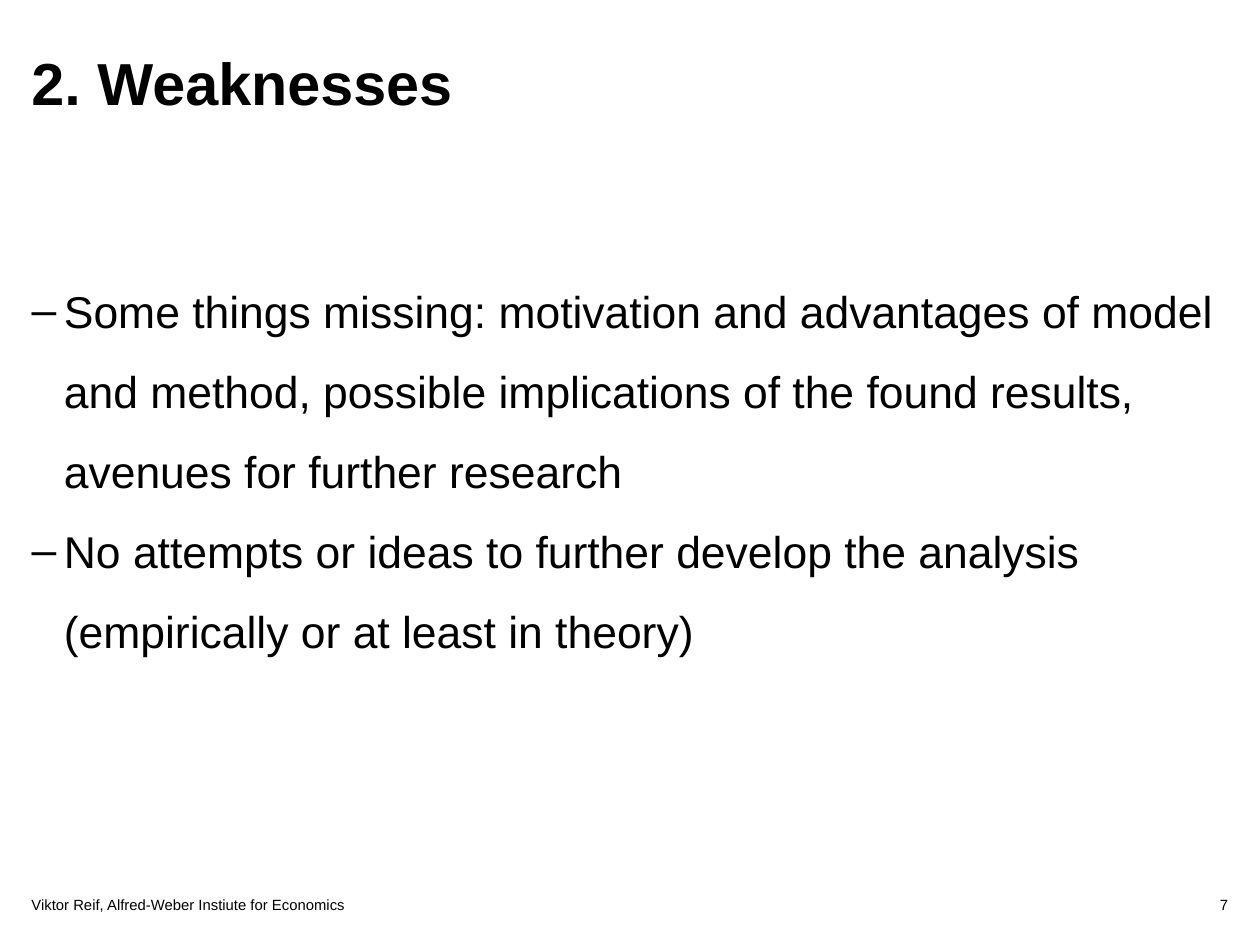
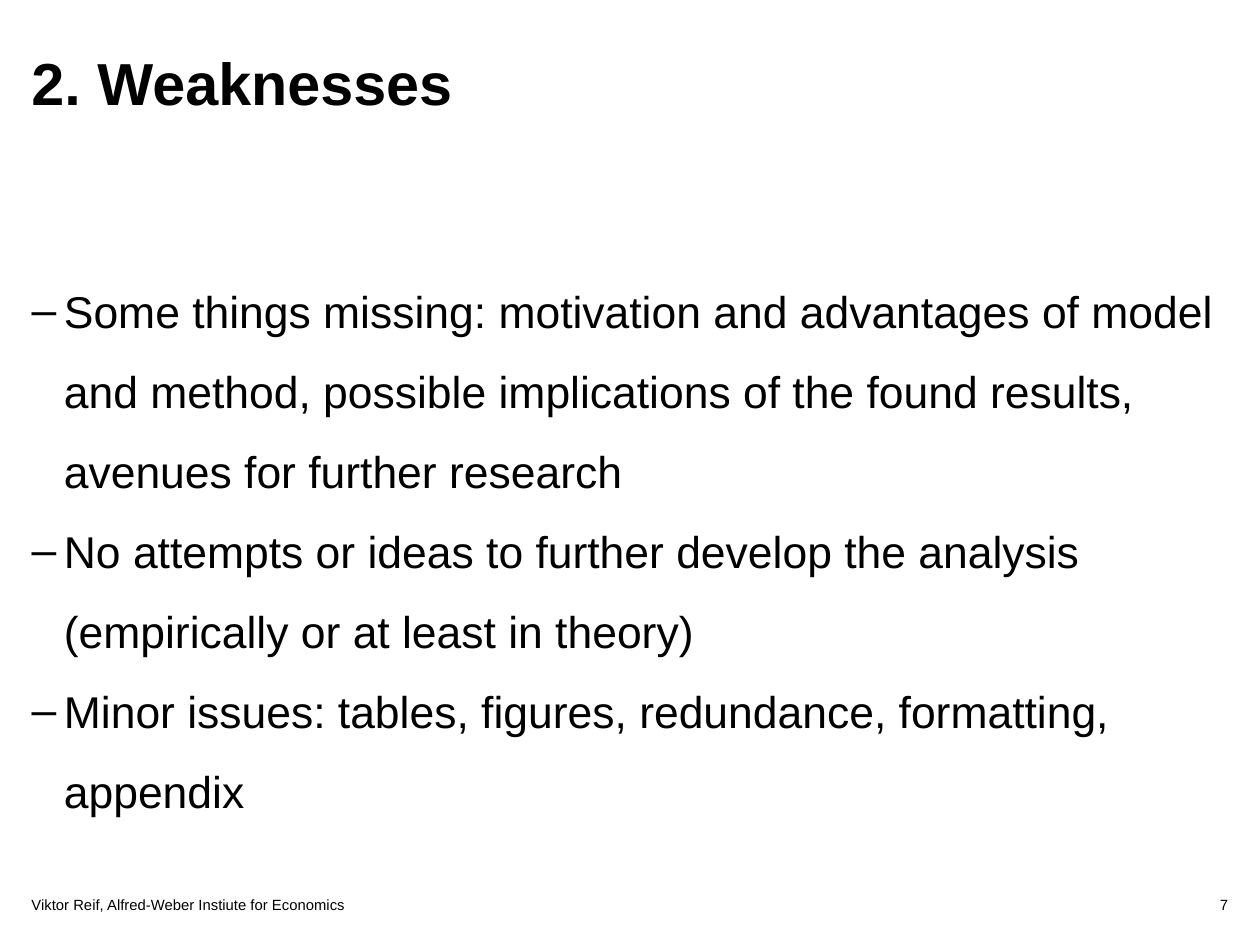
Before and after one commit to Viktorre/AME, a slide deck: slide 7 of presentation/praesi ref report.ppt. Drawn at 1260x945 pixels with LibreOffice and Linux fonts; fonts in the diff are those of the drawing; background and template pictures are left out. Boxes give left, top, right and bottom in pixels: in the first picture for what was removed or moved away, otherwise in the second. Text is boxed around its words. In the diff, an @@ line names an element or a change of style, - is before the commit and + after.

```diff
--- a/presentation/praesi ref report.ppt
+++ b/presentation/praesi ref report.ppt
@@ text at [64,695,1109,817]: paragraph added @@
+  – Minor issues: tables, figures, redundance, formatting, appendix
```
Also in this commit, not shown: 8 other files.
